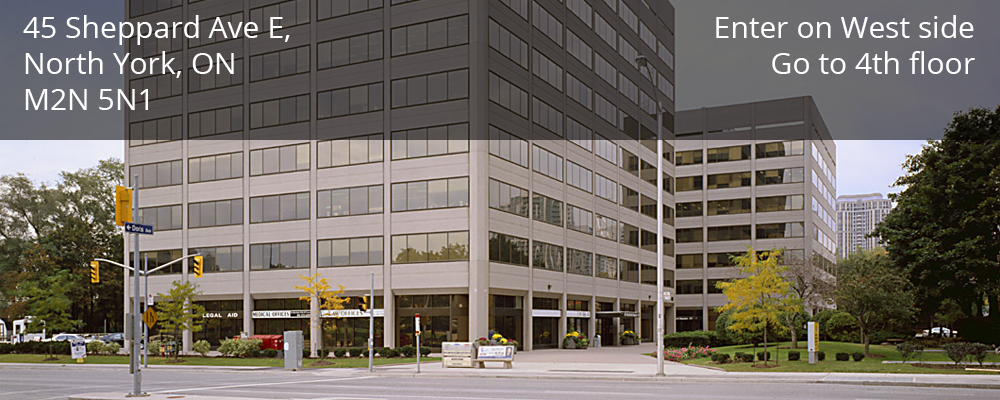
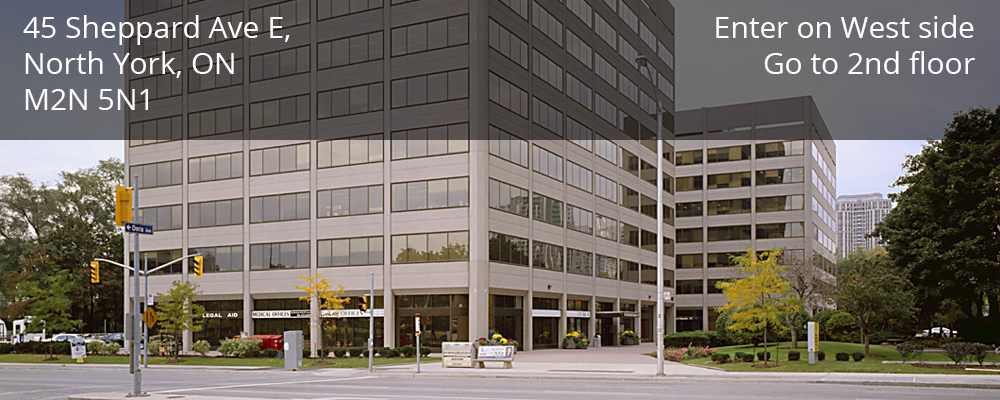
The second w=1000, h=400 image is a revision of the first. Changes to its layers:
renamed "Enter on West side Go to 4th floor" to "Enter on West side Go to 2nd floor", painted on it over [764, 51, 899, 74]
